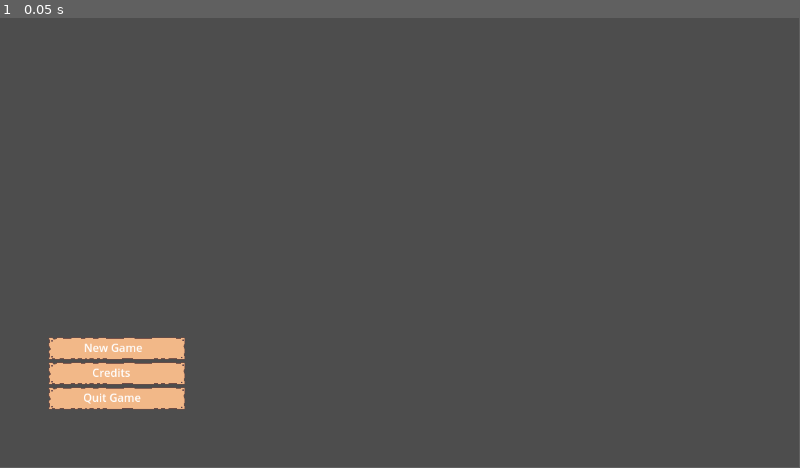
Above: before the commit, frame 1.
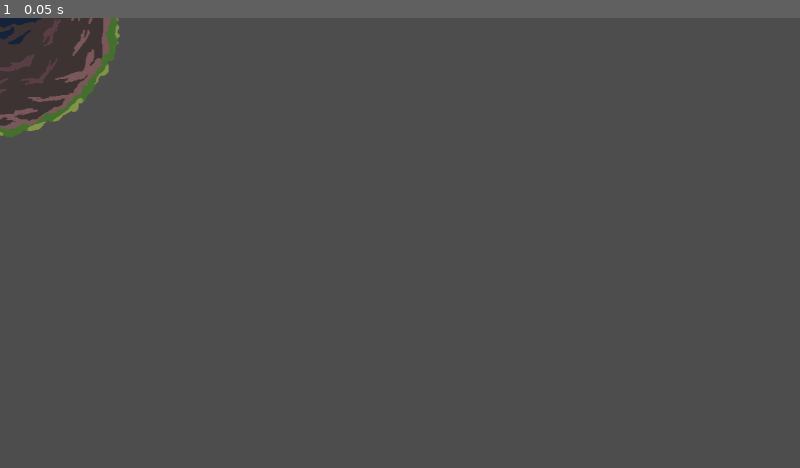
Above: after the commit, the same moment.

Repository: Rotta-Games/ragerootin
Game: Godot game, scene res://game.tscn
Two runs of this game, one before a commit and one after it. Both use one fixed random seed, a clock stepped at 60 frames per second and the inputs below. Before the commit the project starts from res://main.tscn.
Inputs:
- Up to frame 1 (0.05 s): no input
In our replay, the window is 799x449 before the commit and 800x450 after it. These sizes can differ from the game's own. Grey fills any space a smaller window leaves; there, only what the larger window draws over its background counts as a difference.

The runs differ from the first frame. In frame 1, 5.1% of the frame differs, in the area x 0-24%, y 0-87%.

Commit message:
Remove stupid resize

Diff:
--- a/project.godot
+++ b/project.godot
@@ -11,9 +11,13 @@
 [application]
 
 config/name="ragerootin"
-run/main_scene="res://main.tscn"
+run/main_scene="res://game.tscn"
 config/features=PackedStringArray("4.0", "GL Compatibility")
 config/icon="res://icon.svg"
+
+[display]
+
+window/stretch/mode="viewport"
 
 [importer_defaults]
 
